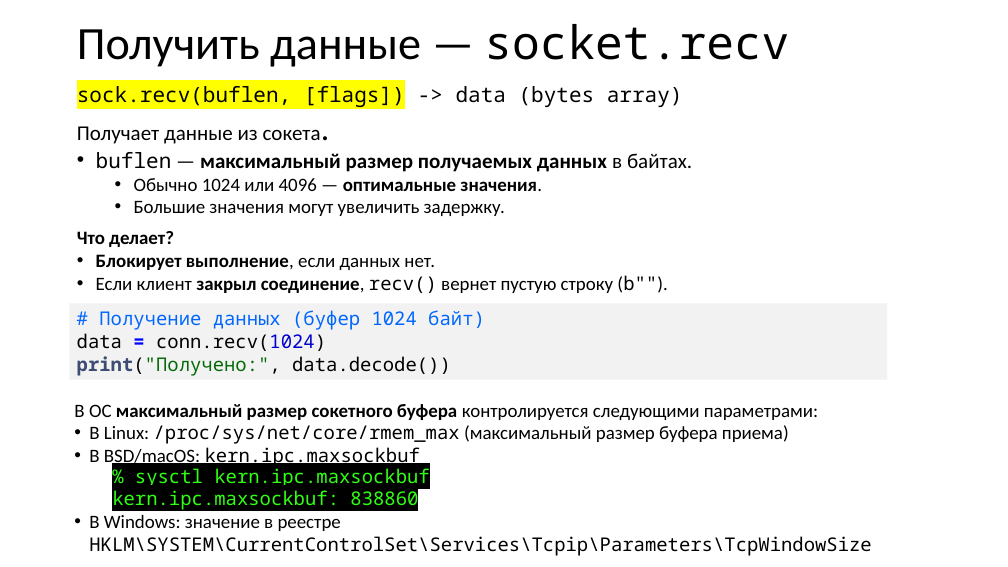
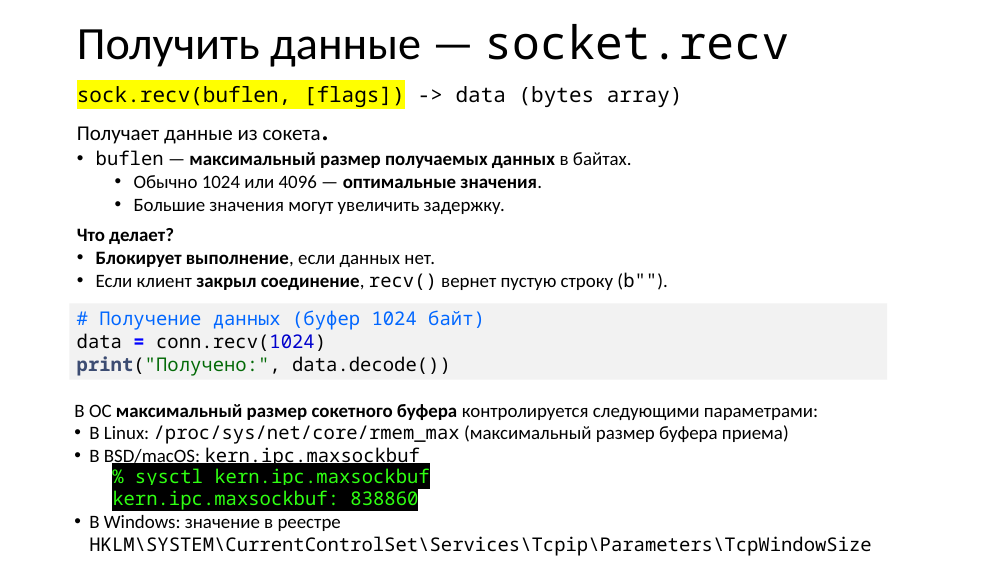
Before and after one commit to xtrueman/network_programming, a slide deck: slide 15 of Sockets.pptx. Drawn at 1008x567 pixels with LibreOffice and Linux fonts; fonts in the diff are those of the drawing. Boxes give left, top, right and bottom in pixels: in the first picture for what was removed or moved away, otherwise in the second. Text is boxed around its words. In the diff, an @@ line names an element or a change of style, - is before the commit and + after.

Commit message:
WIP Sockets

```diff
--- a/Sockets.pptx
+++ b/Sockets.pptx
@@ text at box(96, 150, 632, 168): size 20 to 18 pt in "buflen — максимальный размер получаемых данных в ..." @@
```
Also in this commit, not shown: 15 other slides changed, 1 slide added, 3 other files.
